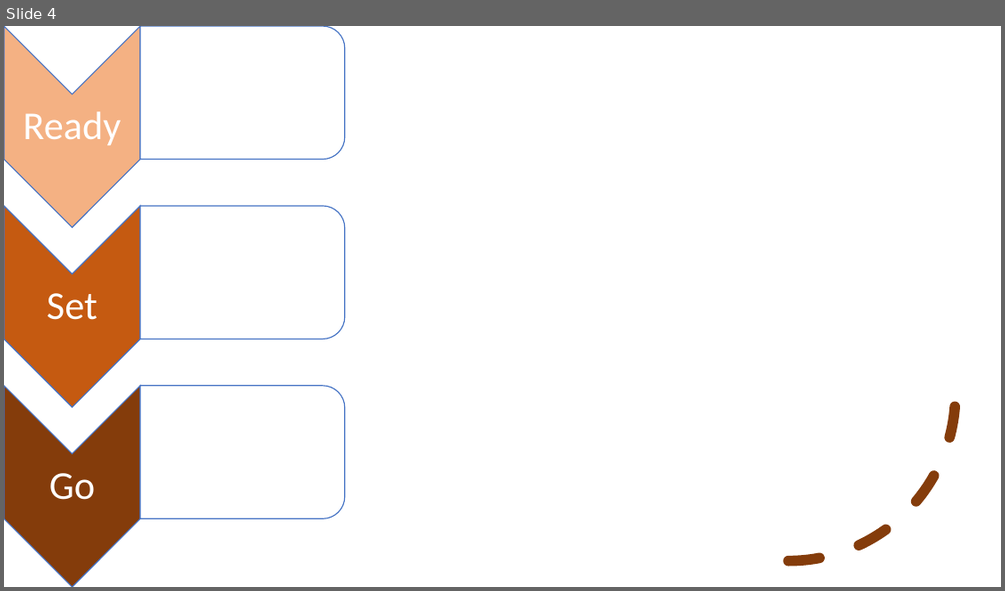
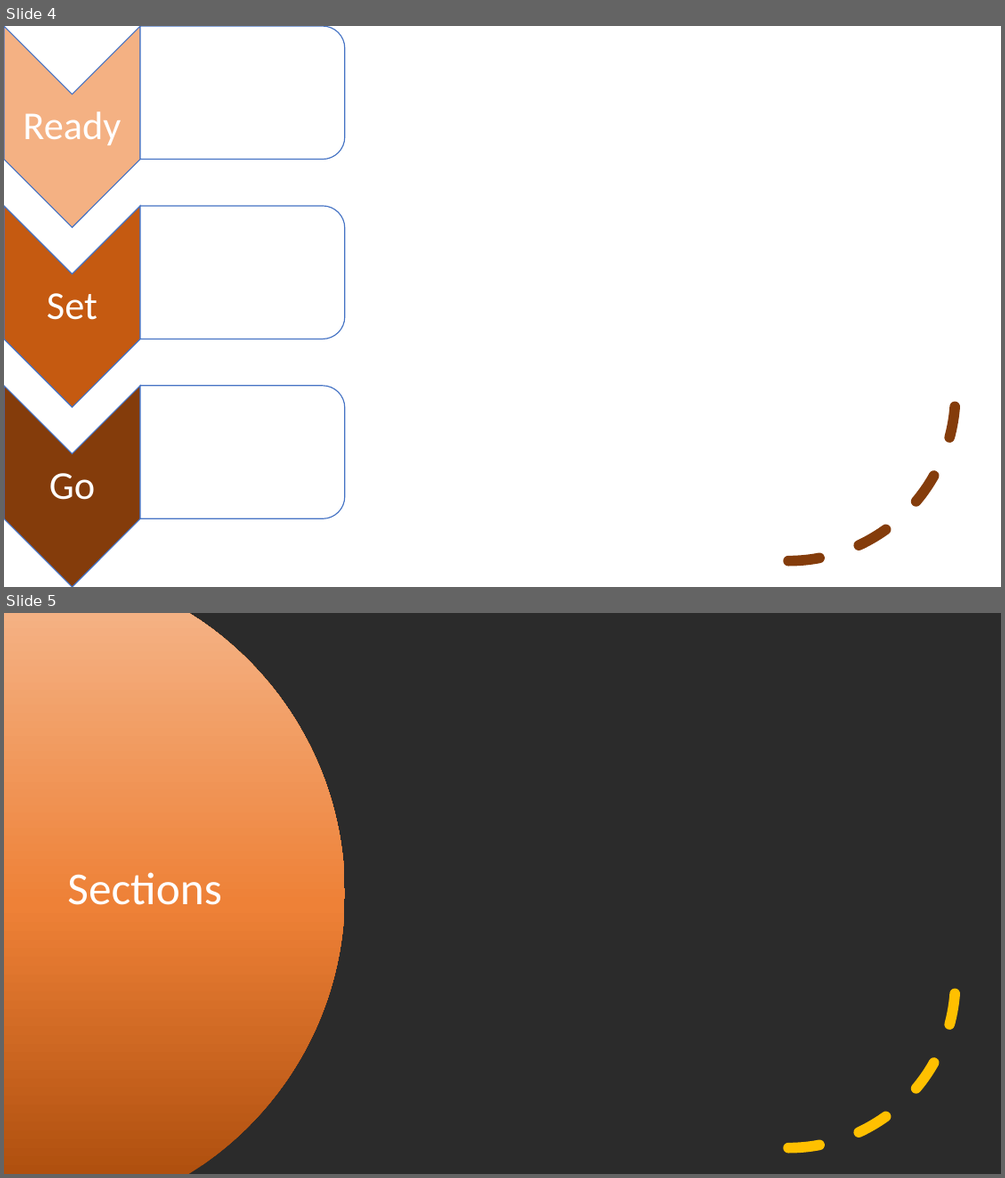
Before and after one commit to kevmoens/ThatConference2023, a slide deck: ThatConference2023.pptx. Shown one above the other, each under a label of ours: slide 4 before the commit, slides 4 and 5 after it. The pictures are 1005x591 and 1005x1178 pixels, drawn with LibreOffice and Linux fonts; fonts in the diff are those of the drawing; background and template pictures are left out; a plain dark background stands for a picture behind light text. Boxes give left, top, right and bottom in pixels: in the first picture for what was removed or moved away, otherwise in the second. Text is boxed around its words. In the diff, an @@ line names an element or a change of style, - is before the commit and + after.

```diff
--- a/ThatConference2023.pptx
+++ b/ThatConference2023.pptx
@@ slide 5 added at [4, 613, 1001, 1174], background picture (left out) @@
@@ rectangle added at [4, 613, 1001, 1174], fill #FFFFFF @@
@@ freeform shape added at [4, 613, 345, 1174], fill gradient #B0500F to #EE8137 to #F4B183 @@
@@ arc (boxed as its full ellipse) added at [622, 814, 956, 1149], outline #FFC000 10 pt dashed @@
@@ title added at [67, 872, 221, 905], 44 pt, text #FFFFFF @@
+Sections
```
Also in this commit, not shown: 1 other file.
